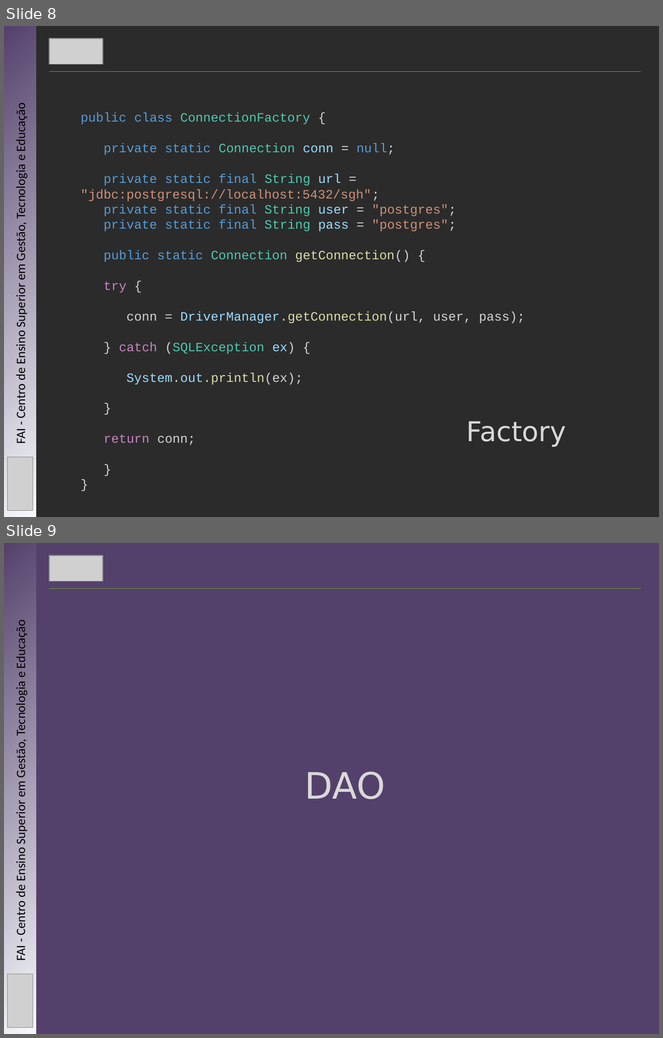
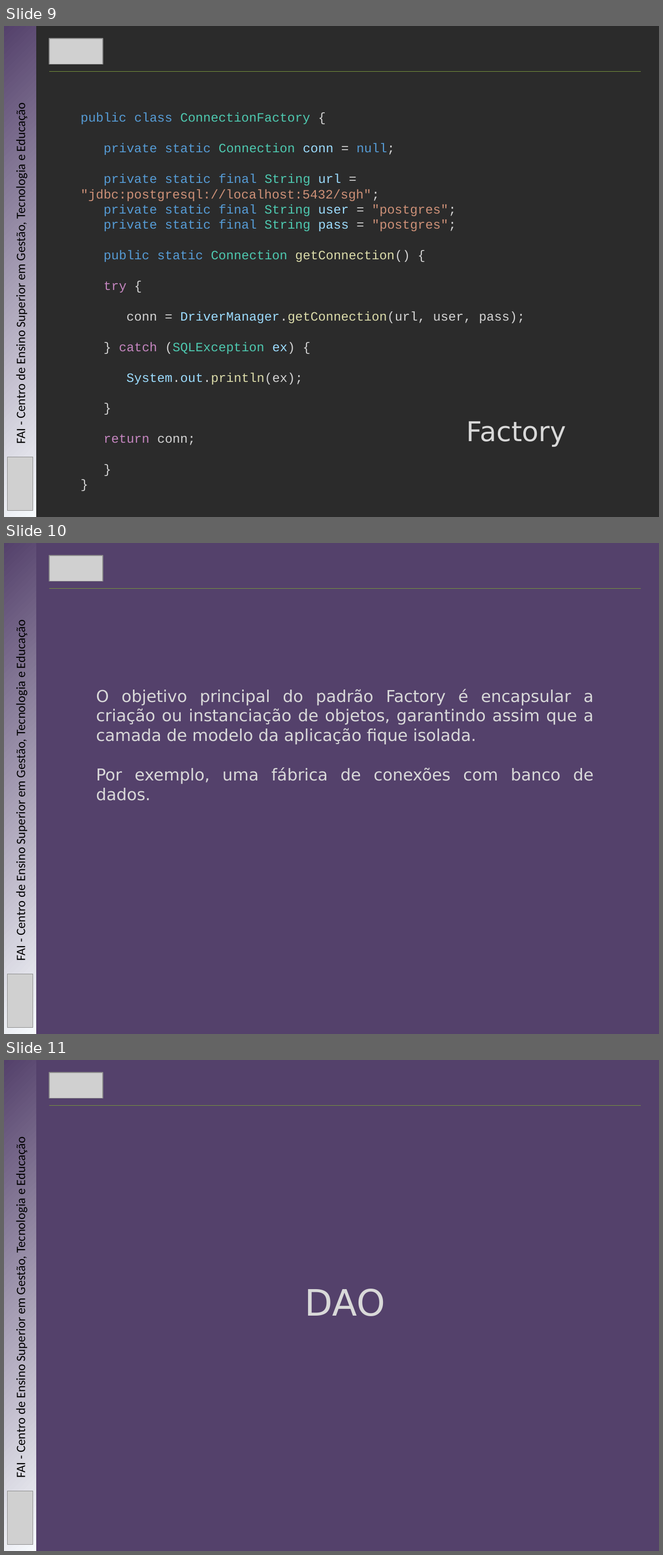
Before and after one commit to mbernardesp/lab-dev-software-sgh, a slide deck: slides/design-patterns.pptx. Shown one above the other, each under a label of ours: slides 8 and 9 before the commit, slides 9, 10 and 11 after it. The pictures are 663x1038 and 663x1555 pixels, drawn with LibreOffice and Linux fonts; fonts in the diff are those of the drawing; grey boxes stand for pictures. Boxes give left, top, right and bottom in pixels: in the first picture for what was removed or moved away, otherwise in the second. Text is boxed around its words. In the diff, an @@ line names an element or a change of style, - is before the commit and + after.

```diff
--- a/slides/design-patterns.pptx
+++ b/slides/design-patterns.pptx
@@ slide 10 added at (4, 543, 659, 1034), background #54416B @@
@@ rectangle added at (4, 543, 36, 1034), fill gradient #F6F9FC to #54416B @@
@@ picture added at (49, 555, 103, 581) @@
@@ line added from (49, 588) to (641, 588), #4F6228 0.75 pt @@
@@ text added at (13, 625, 28, 961), 14 pt, text #000000 @@
+FAI - Centro de Ensino Superior em Gestão, Tecnologia e Educação
@@ text added at (96, 689, 594, 801), 18 pt, text #D9D9D9 @@
+O objetivo principal do padrão Factory é encapsular a criação ou instanciação de objetos, garantindo assim que a camada de modelo da aplicação fique isolada.
+Por exemplo, uma fábrica de conexões com banco de dados.
@@ picture added at (8, 975, 33, 1028) @@
@@ what was slide 8 is now slide 9 @@
@@ what was slide 9 is now slide 11 @@
```
Also in this commit, not shown: 4 slides changed, 1 other slide added.
